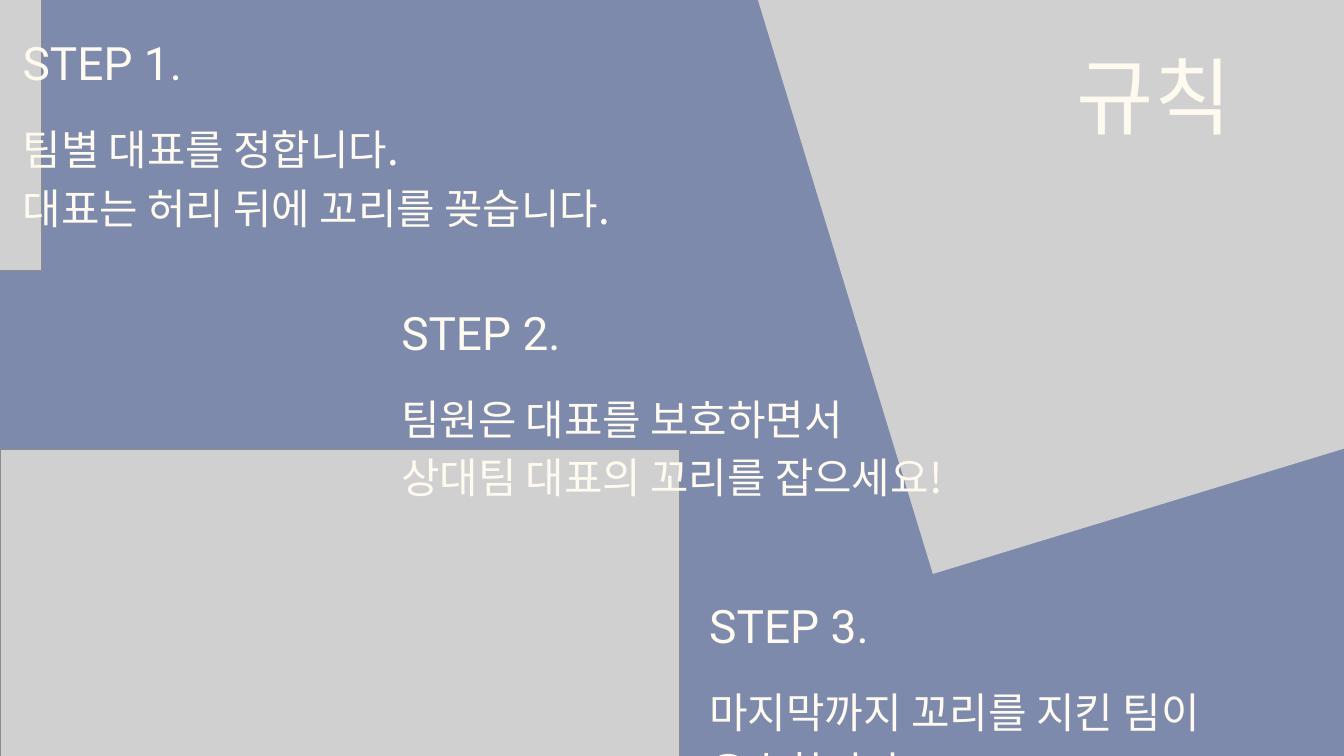
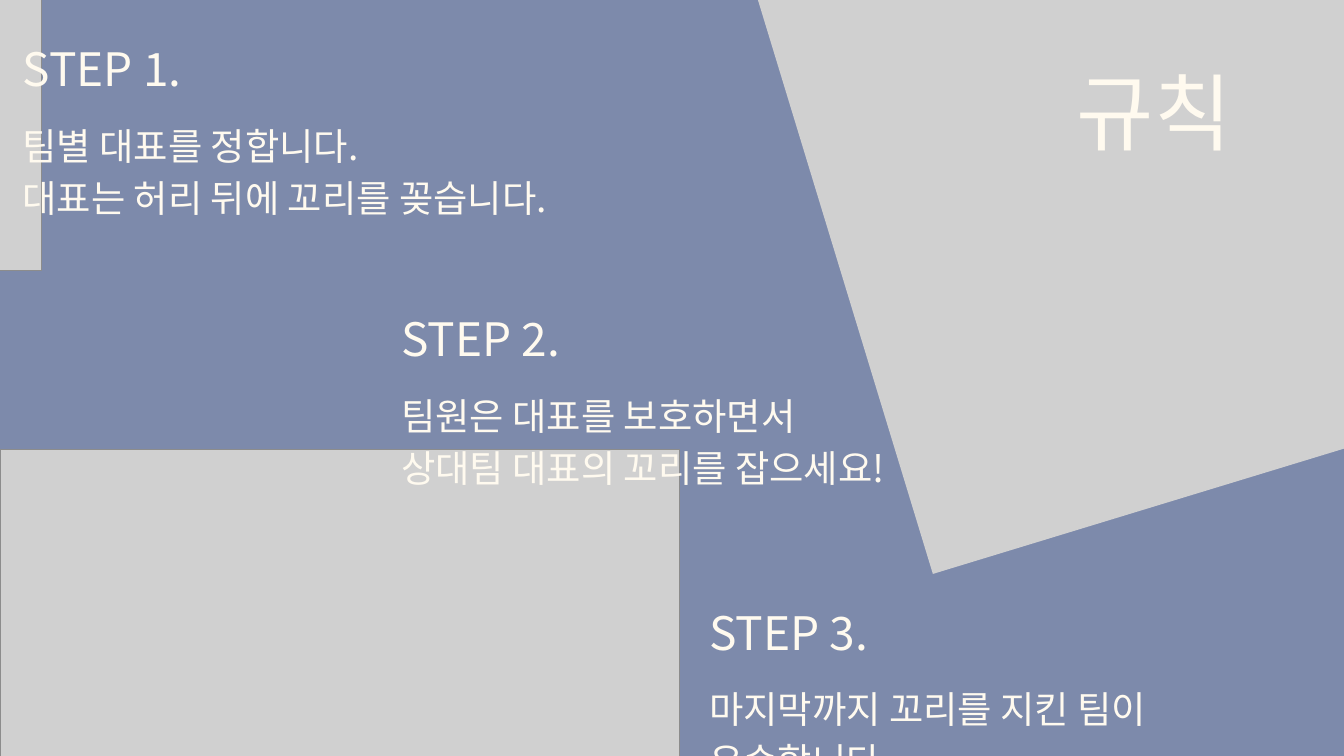
Before and after one commit to tkdgns25300/sunday_play, a slide deck: slide 2 of public/downloads/games/tail-catch/rules.pptx. Drawn at 1344x756 pixels with LibreOffice and Linux fonts; fonts in the diff are those of the drawing; grey boxes stand for pictures. Boxes give left, top, right and bottom in pixels: in the first picture for what was removed or moved away, otherwise in the second. Text is boxed around its words. In the diff, an @@ line names an element or a change of style, - is before the commit and + after.

```diff
--- a/public/downloads/games/tail-catch/rules.pptx
+++ b/public/downloads/games/tail-catch/rules.pptx
@@ font Roboto to Noto Sans CJK KR in 4 elements at box(709, 615, 868, 651), box(23, 39, 181, 98), box(401, 322, 560, 357), box(1077, 75, 1232, 150) @@
@@ text "규칙": place and size @@
-text "규칙" at box(1077, 59, 1232, 134)
+text "규칙" at box(1077, 75, 1232, 150)
@@ text "팀별 대표를 정합니다." at box(23, 122, 547, 223): size 44.8 to 40 pt; line spacing 62.7pt to 56pt @@
@@ text "팀원은 대표를 보호하면서" at box(401, 399, 884, 492): size 44.8 to 40 pt; line spacing 62.8pt to 56pt @@
@@ text "마지막까지 꼬리를 지킨 팀이 우승합니다." at box(709, 692, 1146, 726): size 44.9 to 40 pt; line spacing 62.8pt to 56pt @@
```
Also in this commit, not shown: 4 other slides changed, 3 other files.
